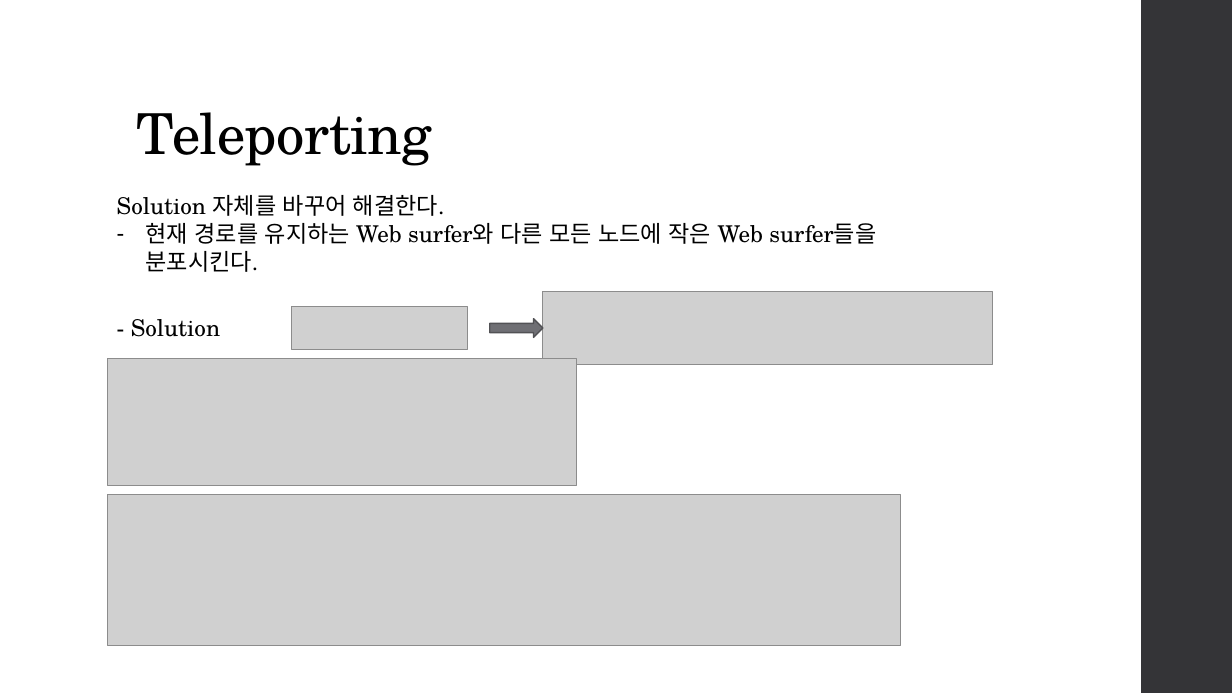
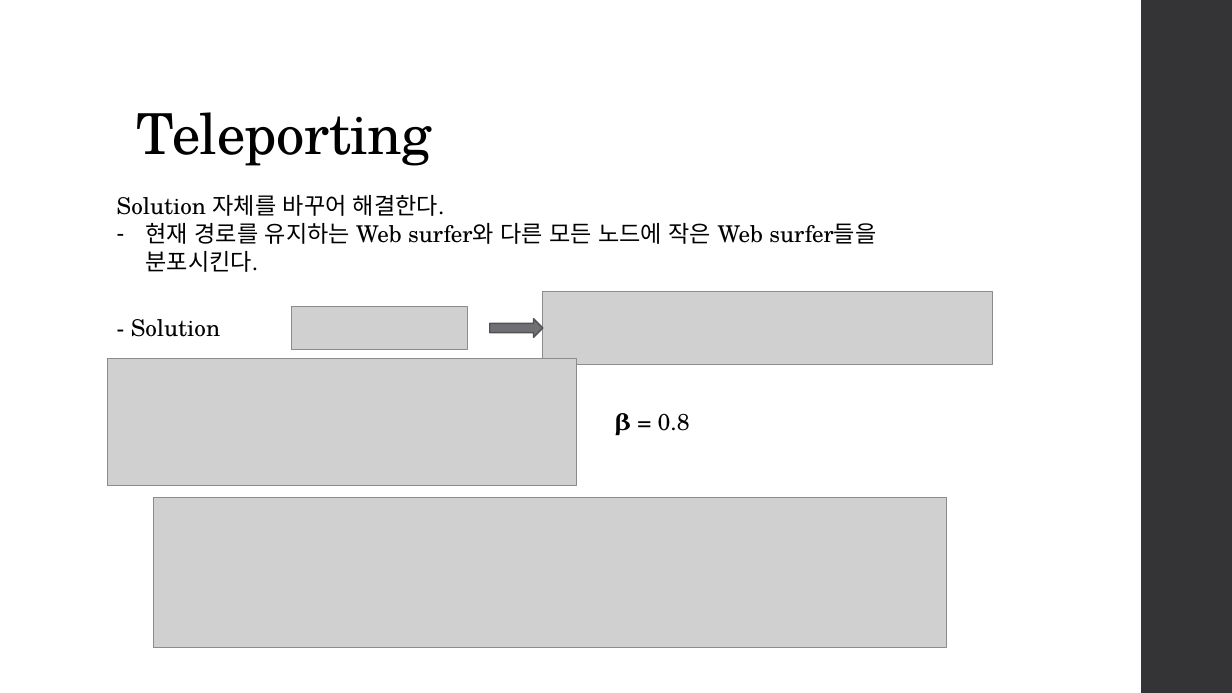
Before and after one commit to team-fairy/JunCheol, a slide deck: slide 12 of Presentation_resource/PageRank.pptm (slide 11 before the commit). Drawn at 1232x693 pixels with LibreOffice and Linux fonts; fonts in the diff are those of the drawing; grey boxes stand for pictures. Boxes give left, top, right and bottom in pixels: in the first picture for what was removed or moved away, otherwise in the second. Text is boxed around its words. In the diff, an @@ line names an element or a change of style, - is before the commit and + after.

```diff
--- a/Presentation_resource/PageRank.pptm
+++ b/Presentation_resource/PageRank.pptm
@@ text added at bbox=[615, 413, 690, 436], 18 pt, text #000000 @@
+β = 0.8
@@ picture: place and size @@
-picture at bbox=[107, 494, 900, 645]
+picture at bbox=[153, 497, 946, 648]
```
Also in this commit, not shown: 7 other slides changed, 2 slides added.
